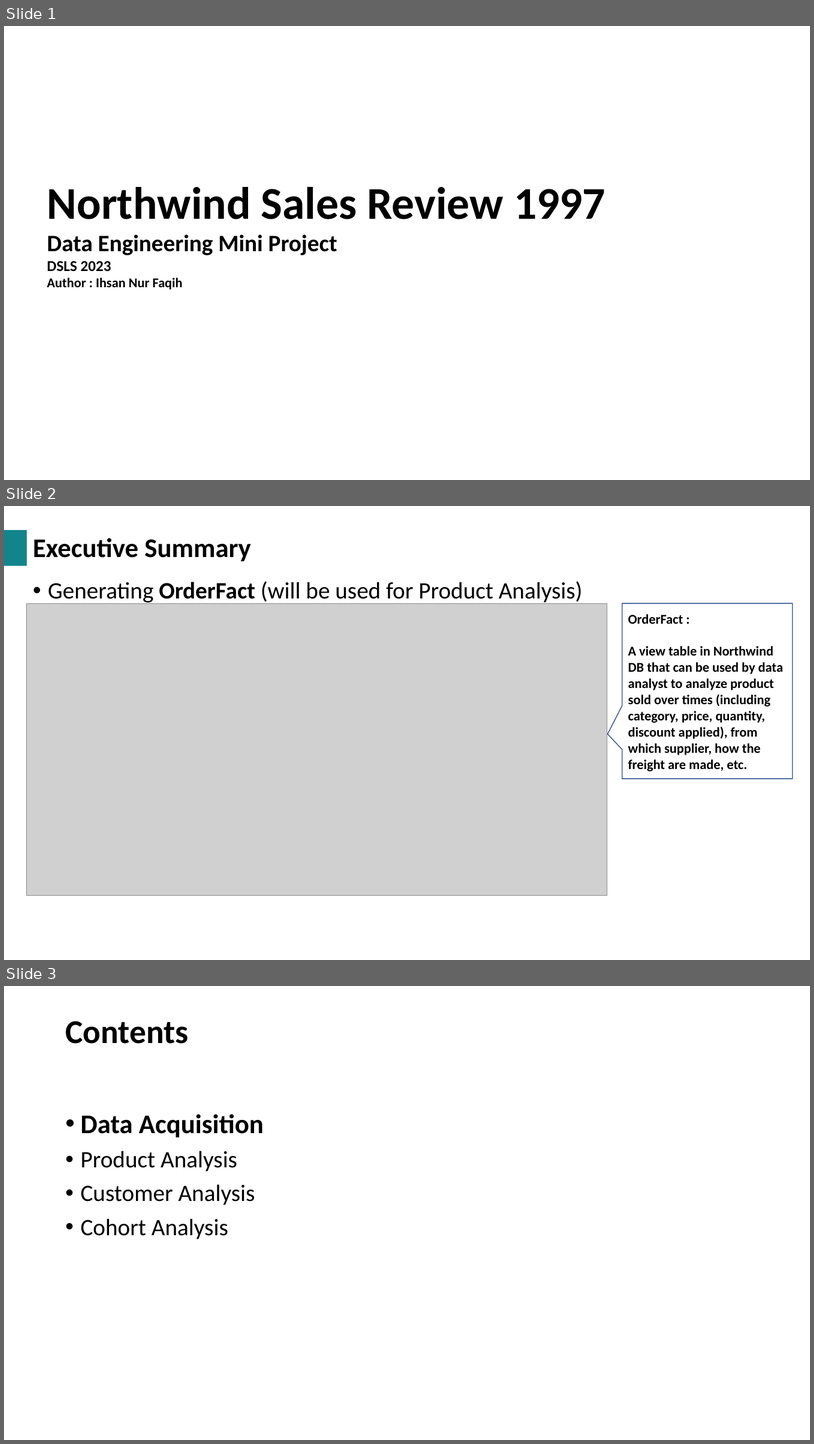
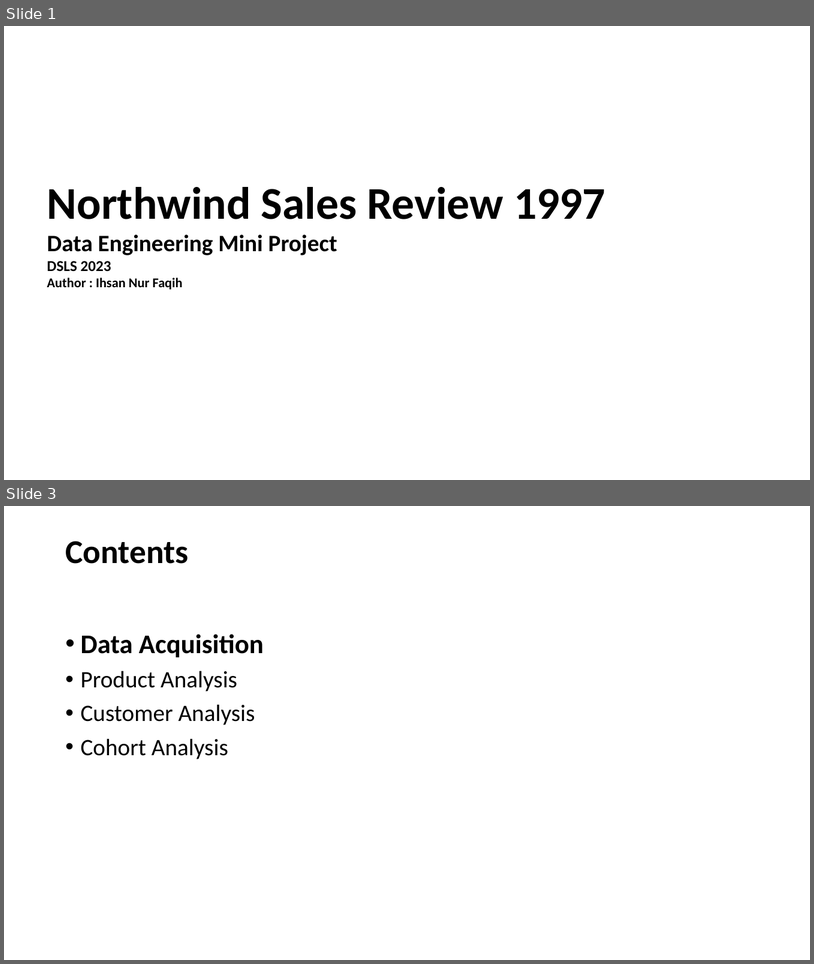
Before and after one commit to ihsannurfaqih/dsls2023, a slide deck: DE_mini_project/docs/DE Mini Project DSLS 2023_Ihsan Nur Faqih.pptx. Shown one above the other, each under a label of ours: slides 1, 2 and 3 before the commit, slides 1 and 3 after it; the slides between them are not shown. The pictures are 814x1444 and 814x964 pixels, drawn with LibreOffice and Linux fonts; fonts in the diff are those of the drawing; grey boxes stand for pictures; background and template pictures are left out. Boxes give left, top, right and bottom in pixels: in the first picture for what was removed or moved away, otherwise in the second. Text is boxed around its words. In the diff, an @@ line names an element or a change of style, - is before the commit and + after.

Commit message:
final update on data engineering mini project

```diff
--- a/DE_mini_project/docs/DE Mini Project DSLS 2023_Ihsan Nur Faqih.pptx
+++ b/DE_mini_project/docs/DE Mini Project DSLS 2023_Ihsan Nur Faqih.pptx
@@ slide 2 removed at <box>4,506,810,960</box>, background picture (left out) @@
@@ rectangle removed at <box>4,530,27,566</box> @@
@@ title removed at <box>33,538,251,561</box> @@
-Executive Summary
@@ text removed at <box>48,581,583,605</box> @@
-• Generating OrderFact (will be used for Product Analysis)
@@ picture removed at <box>27,603,608,895</box> @@
@@ speech box removed at <box>623,603,794,779</box> @@
-OrderFact :
-A view table in Northwind DB that can be used by data analyst to analyze product sold over times (including category, price, quantity, discount applied), from which supplier, how the freight are made, etc.
```
Also in this commit, not shown: 1 slide added.
